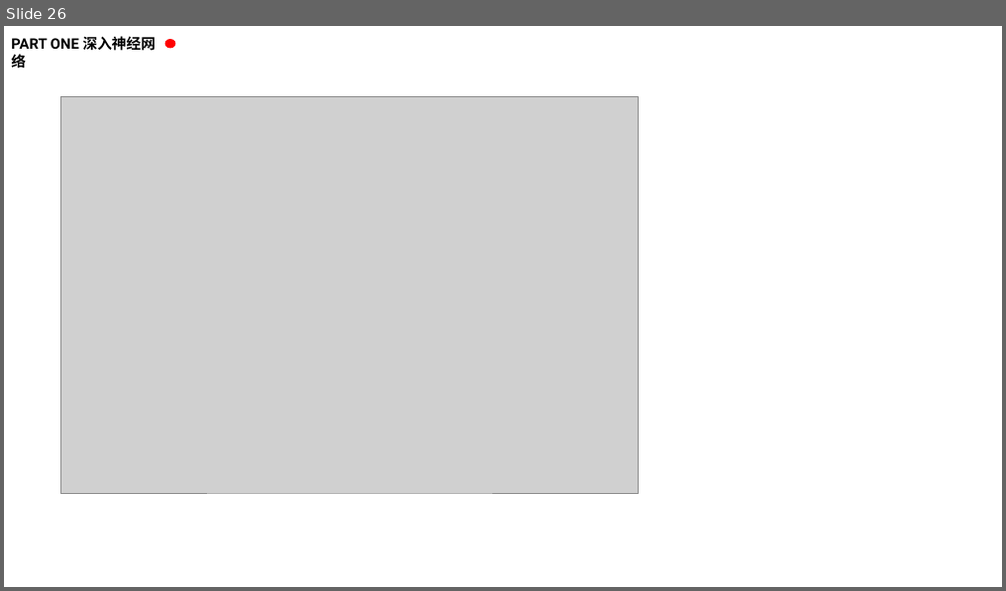
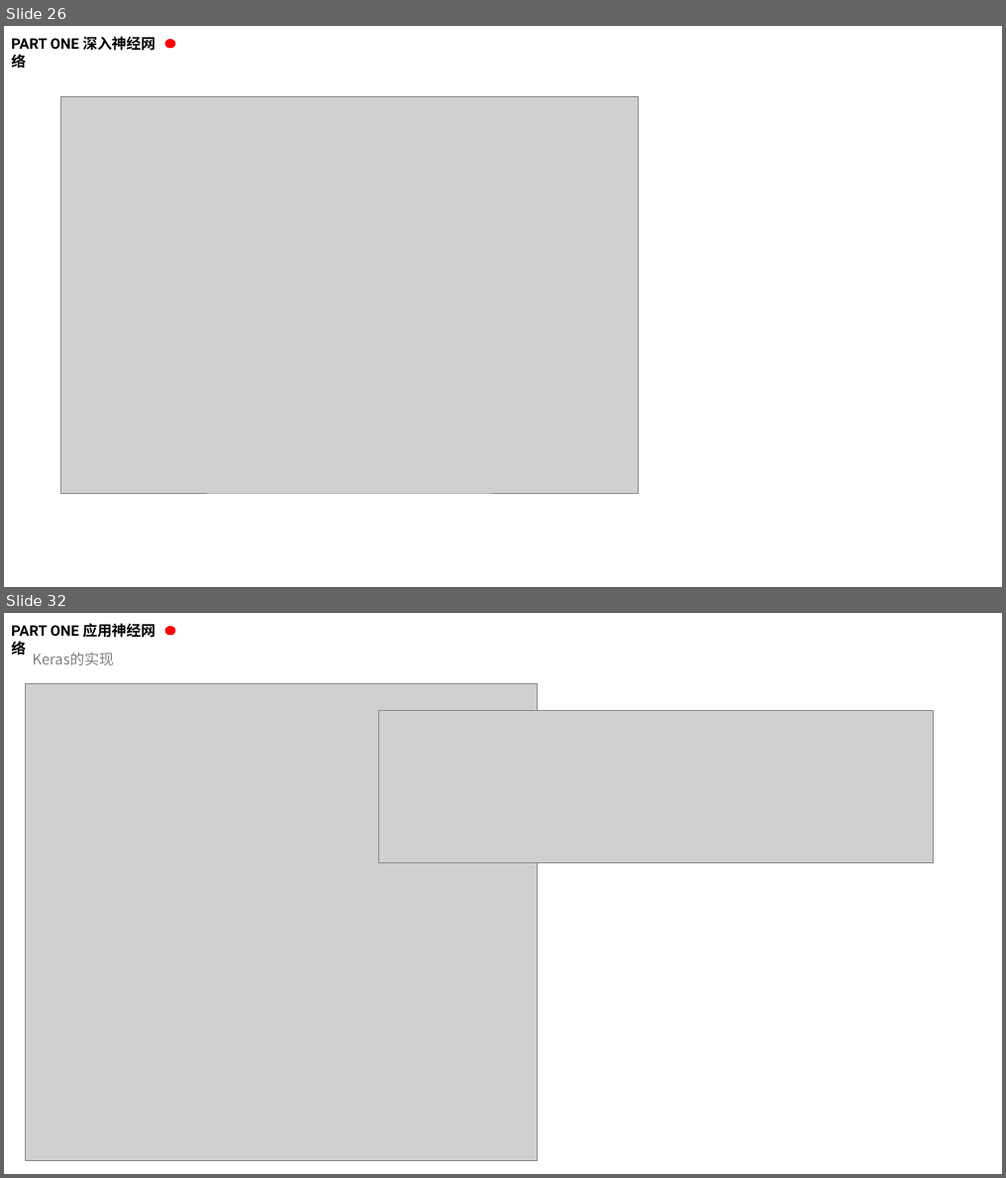
Before and after one commit to kaixinbaba/rlshare, a slide deck: 机器学习分享-神经网络.pptx. Shown one above the other, each under a label of ours: slide 26 before the commit, slides 26 and 32 after it; the slides between them are not shown. The pictures are 1006x591 and 1006x1178 pixels, drawn with LibreOffice and Linux fonts; fonts in the diff are those of the drawing; grey boxes stand for pictures; background and template pictures are left out. Boxes give left, top, right and bottom in pixels: in the first picture for what was removed or moved away, otherwise in the second. Text is boxed around its words. In the diff, an @@ line names an element or a change of style, - is before the commit and + after.

```diff
--- a/机器学习分享-神经网络.pptx
+++ b/机器学习分享-神经网络.pptx
@@ slide 32 added at bbox=[4, 613, 1002, 1174], background #FFFFFF @@
@@ text added at bbox=[11, 623, 156, 658], 14 pt, text #000000, bold @@
+PART ONE 应用神经网络
@@ ellipse added at bbox=[165, 626, 175, 635], fill #FF0000 @@
@@ text added at bbox=[33, 653, 114, 665], 14 pt, text #808080 @@
+Keras的实现
@@ picture added at bbox=[25, 684, 537, 1161] @@
@@ picture added at bbox=[378, 711, 934, 863] @@
```
Also in this commit, not shown: 5 slides changed, 6 other slides added.
